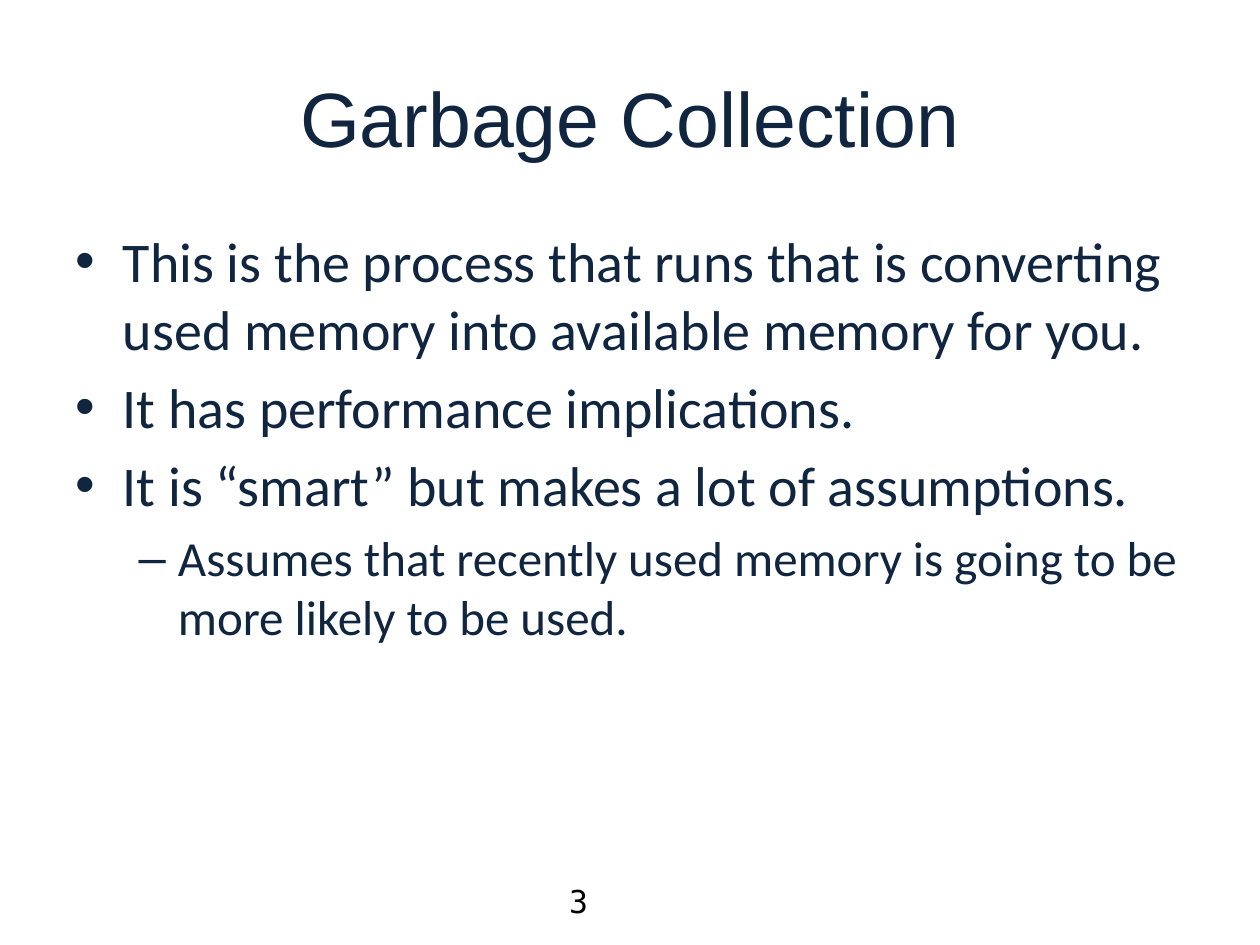
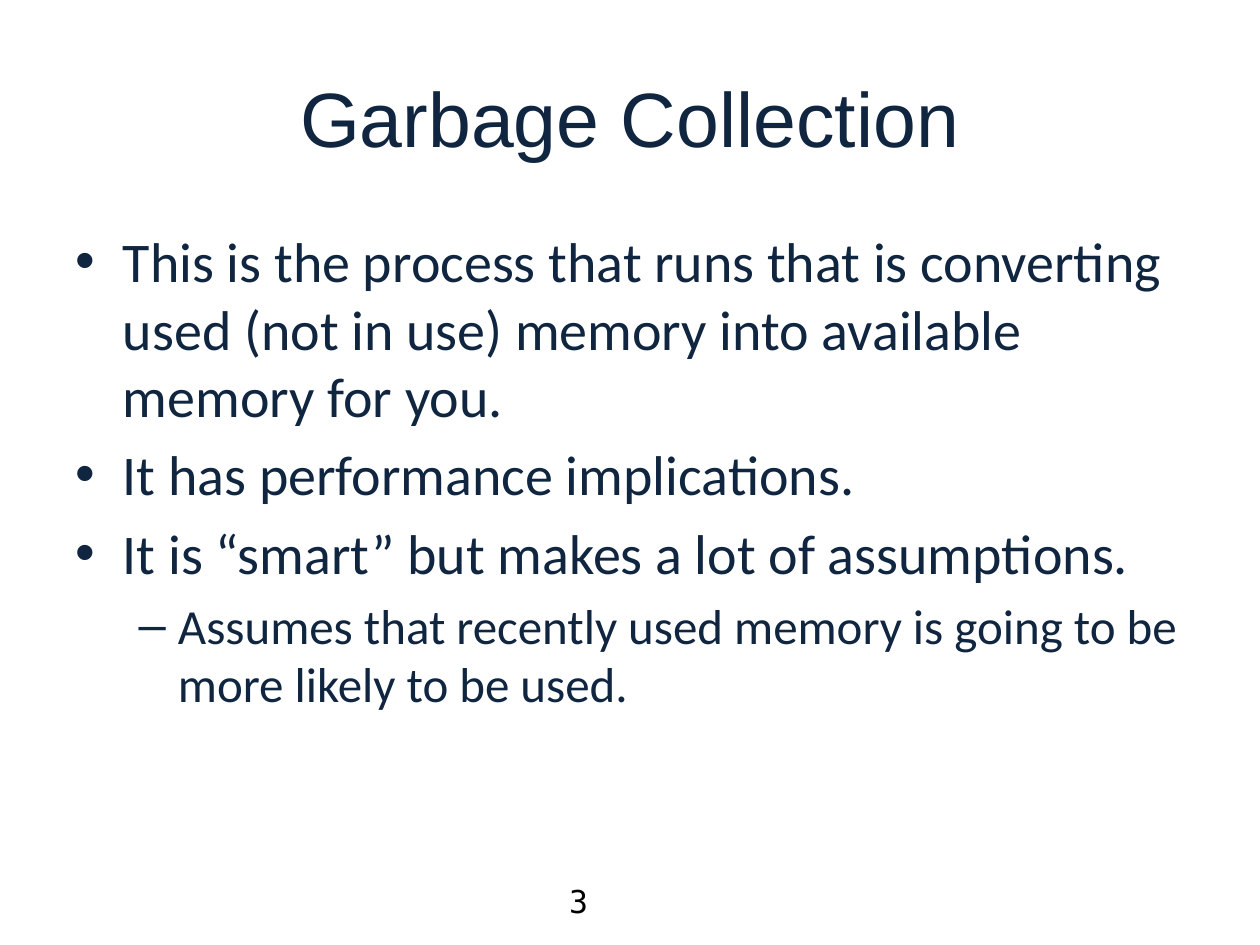
Before and after one commit to swageblock/DotNetMemoryManagementDemos, a slide deck: slide 3 of MOBettaMemory.pptx. Drawn at 1260x945 pixels with LibreOffice and Linux fonts; fonts in the diff are those of the drawing; background and template pictures are left out. Boxes give left, top, right and bottom in pixels: in the first picture for what was removed or moved away, otherwise in the second. Text is boxed around its words. In the diff, an @@ line names an element or a change of style, - is before the commit and + after.

```diff
--- a/MOBettaMemory.pptx
+++ b/MOBettaMemory.pptx
@@ text at (x1=123, y1=243, x2=1160, y2=426): text changed @@
-• This is the process that runs that is converting used memory into available memory for you.
+• This is the process that runs that is converting used (not in use) memory into available memory for you.
```
Also in this commit, not shown: 7 other slides changed, 32 other files.
